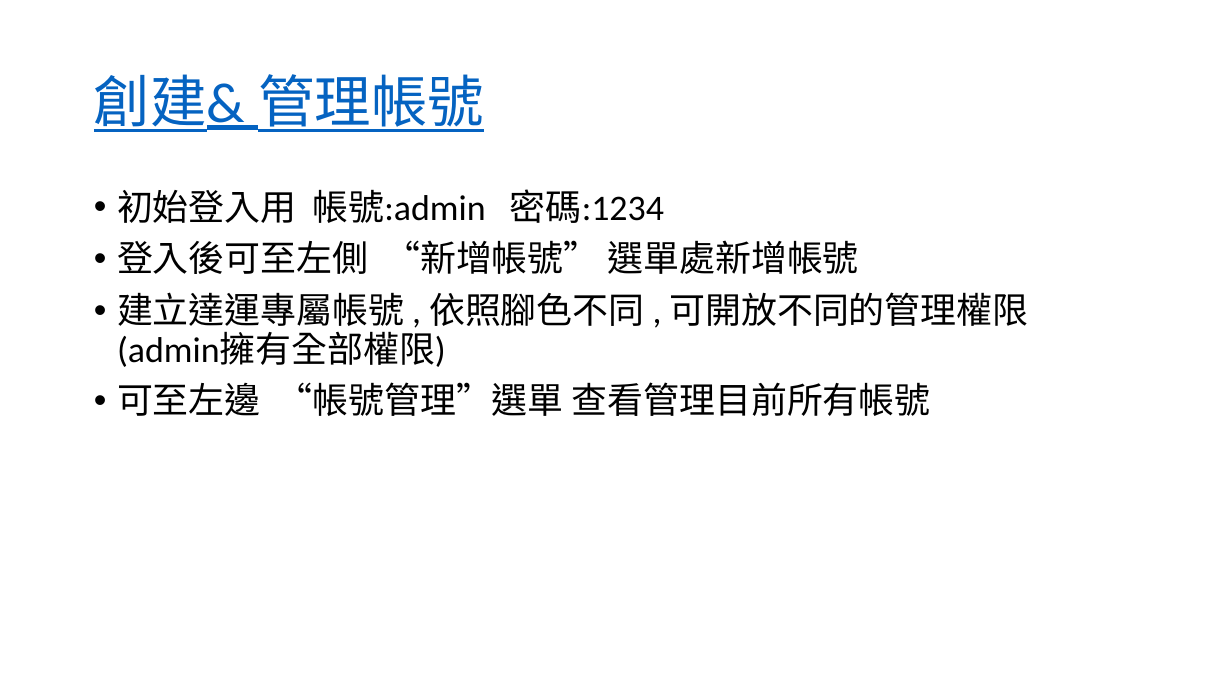
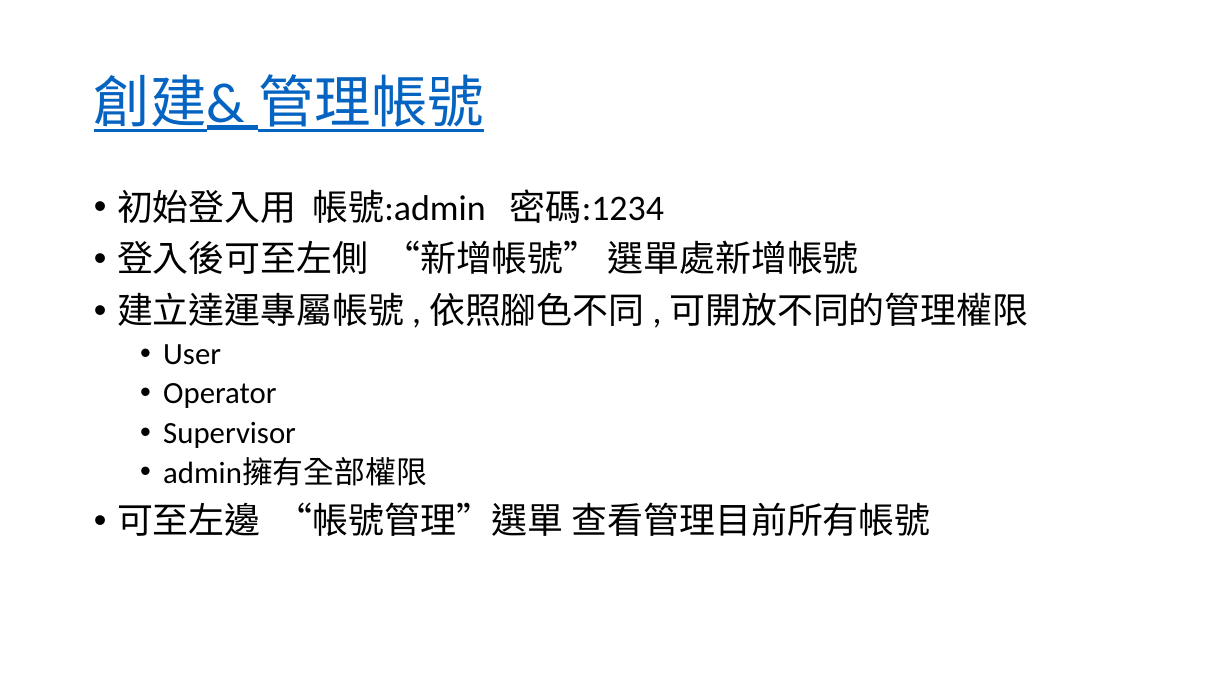
Before and after one commit to CrayHung/twoway-scanner, a slide deck: slide 2 of document/達運條碼機操作說明.pptx. Drawn at 1232x693 pixels with LibreOffice and Linux fonts; fonts in the diff are those of the drawing. Boxes give left, top, right and bottom in pixels: in the first picture for what was removed or moved away, otherwise in the second. Text is boxed around its words. In the diff, an @@ line names an element or a change of style, - is before the commit and + after.

```diff
--- a/document/達運條碼機操作說明.pptx
+++ b/document/達運條碼機操作說明.pptx
@@ text at <box>117,292,1029,486</box>: text changed; size 28 to 24 pt @@
-• 建立達運專屬帳號 , 依照腳色不同 , 可開放不同的管理權限 (admin擁有全部權限)
+• 建立達運專屬帳號 , 依照腳色不同 , 可開放不同的管理權限
+  • User
+  • Operator
+  • Supervisor
+  • admin擁有全部權限
```
Also in this commit, not shown: 10 other slides changed, 3 slides added, 12 other files.
